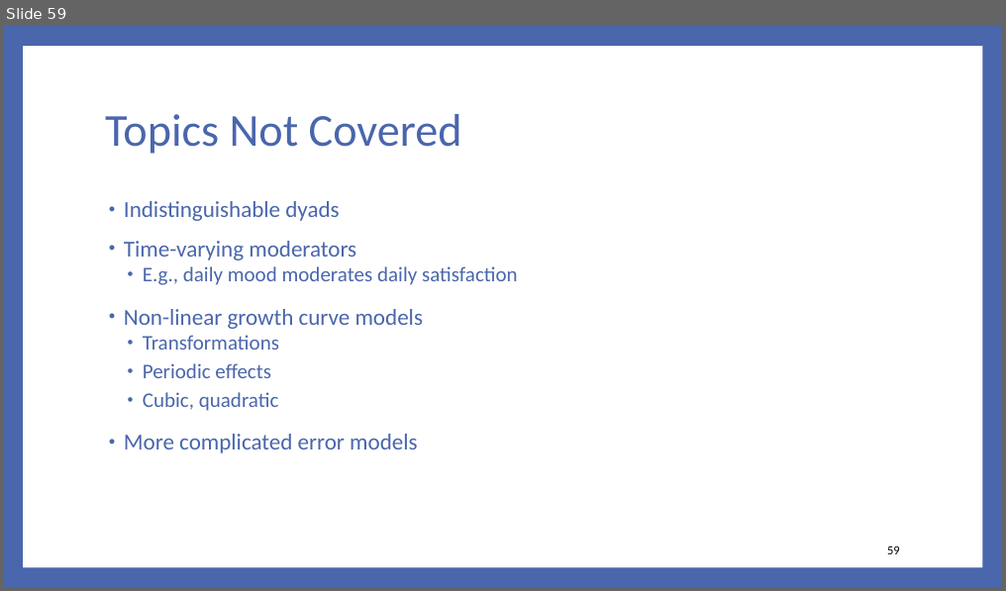
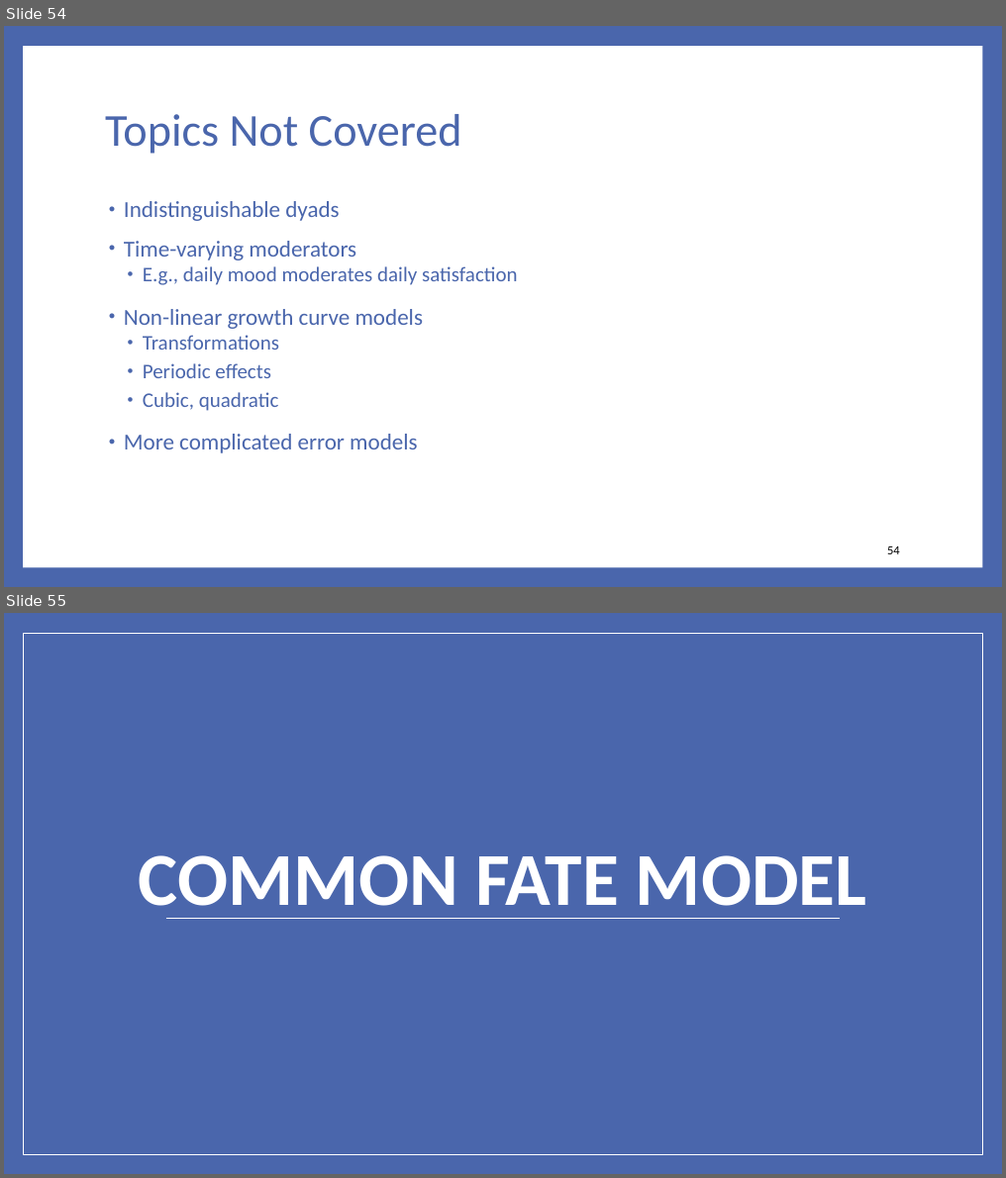
Before and after one commit to RandiLGarcia/2day-dyad-workshop, a slide deck: Day 2/Lecture Slides/Day 2 Slides.pptx. Shown one above the other, each under a label of ours: slide 59 before the commit, slides 54 and 55 after it. The pictures are 1006x591 and 1006x1178 pixels, drawn with LibreOffice and Linux fonts; fonts in the diff are those of the drawing. Boxes give left, top, right and bottom in pixels: in the first picture for what was removed or moved away, otherwise in the second. Text is boxed around its words. In the diff, an @@ line names an element or a change of style, - is before the commit and + after.

```diff
--- a/Day 2/Lecture Slides/Day 2 Slides.pptx
+++ b/Day 2/Lecture Slides/Day 2 Slides.pptx
@@ slide 55 added at box(4, 613, 1002, 1174), background #4A66AC @@
@@ rectangle added at box(23, 633, 982, 1155), fill #4A66AC, outline #FFFFFF 1 pt @@
@@ title added at box(139, 856, 867, 919), 72 pt, text #FFFFFF, bold @@
+COMMON FATE MODEL
@@ line added from (165, 919) to (840, 919), #FFFFFF 0.79 pt @@
@@ what was slide 59 is now slide 54 @@
@@ page number at box(887, 547, 900, 555): text changed @@
-59
+54
```
Also in this commit, not shown: 6 slides changed, 14 other slides added, 4 slides removed, 47 other files.
